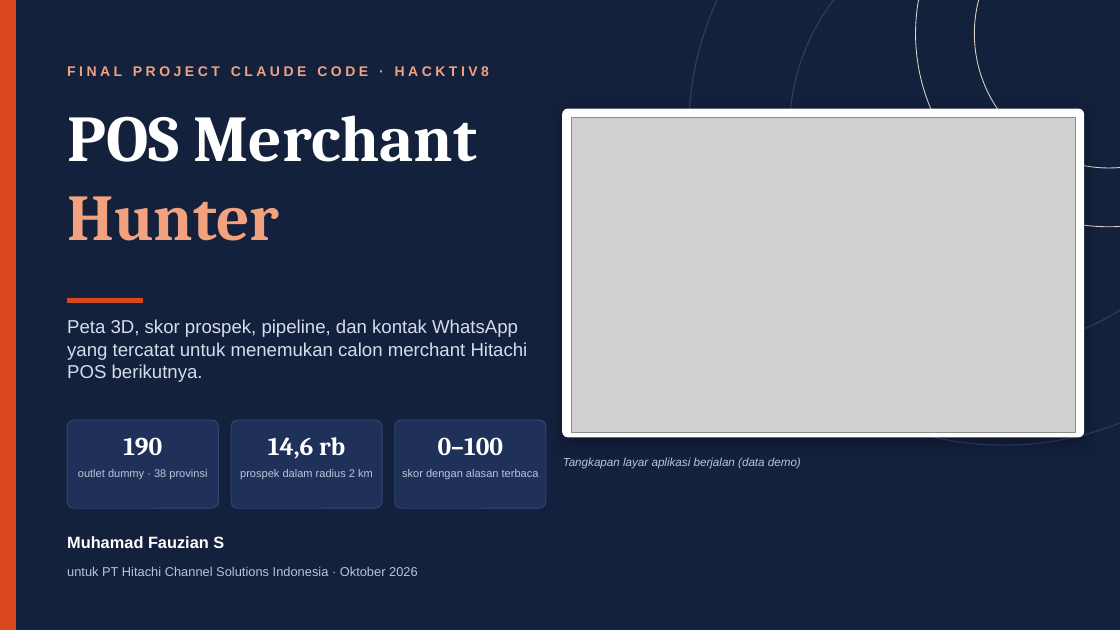
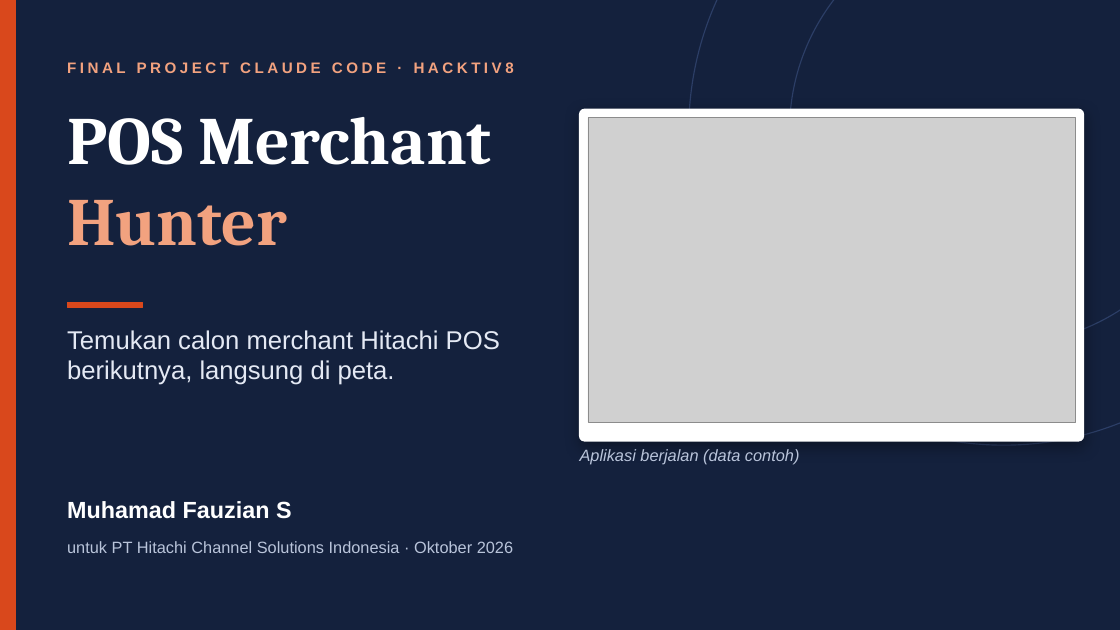
Before and after one commit to ziancuk/merchant-hunter, a slide deck: slide 1 of POS-Merchant-Hunter_Presentasi-Manajemen.pptx. Drawn at 1120x630 pixels with LibreOffice and Linux fonts; fonts in the diff are those of the drawing; grey boxes stand for pictures. Boxes give left, top, right and bottom in pixels: in the first picture for what was removed or moved away, otherwise in the second. Text is boxed around its words. In the diff, an @@ line names an element or a change of style, - is before the commit and + after.

```diff
--- a/POS-Merchant-Hunter_Presentasi-Manajemen.pptx
+++ b/POS-Merchant-Hunter_Presentasi-Manajemen.pptx
@@ ellipse removed at (916,0,1120,227) @@
@@ ellipse removed at (975,0,1120,168) @@
@@ text "FINAL PROJECT CLAUDE CODE · ..." at (67,62,514,73): size 12 to 13 pt; vertical alignment middle to top @@
@@ text "POS Merchant" at (67,117,492,246): size 56 to 58 pt @@
@@ rounded rectangle: place and size @@
-rounded rectangle at (563,109,1084,437)
+rounded rectangle at (580,109,1084,441)
@@ picture: place and size @@
-picture at (571,118,1075,433)
+picture at (588,118,1075,422)
@@ rectangle: place and size @@
-rectangle at (67,298,143,302)
+rectangle at (67,302,143,308)
@@ text at (67,330,500,385): text changed; size 16 to 22 pt; text colour #D5DCEA to #E4E9F4 @@
-Peta 3D, skor prospek, pipeline, dan kontak WhatsApp yang tercatat untuk menemukan calon merchant Hitachi POS berikutnya.
+Temukan calon merchant Hitachi POS berikutnya, langsung di peta.
@@ rounded rectangle removed at (67,420,218,508) @@
@@ text removed at (123,437,162,455) @@
-190
@@ rounded rectangle removed at (231,420,382,508) @@
@@ text removed at (268,437,345,459) @@
-14,6 rb
@@ rounded rectangle removed at (395,420,546,508) @@
@@ text removed at (438,437,503,455) @@
-0–100
@@ text at (580,449,800,465): text changed; size 10 to 14 pt @@
-Tangkapan layar aplikasi berjalan (data demo)
+Aplikasi berjalan (data contoh)
@@ text "Aplikasi berjalan (data contoh)" at (580,449,800,465): vertical alignment middle to top @@
@@ text removed at (78,469,207,479) @@
-outlet dummy · 38 provinsi
@@ text removed at (240,469,373,479) @@
-prospek dalam radius 2 km
@@ text removed at (402,469,539,479) @@
-skor dengan alasan terbaca
@@ text "Muhamad Fauzian S": place and size @@
-text "Muhamad Fauzian S" at (67,536,224,548)
+text "Muhamad Fauzian S" at (67,501,292,519)
@@ text "Muhamad Fauzian S" at (67,501,292,519): size 14 to 20 pt; vertical alignment middle to top @@
@@ text "untuk PT Hitachi Channel Solutions ...": place and size @@
-text "untuk PT Hitachi Channel Solutions ..." at (67,566,418,576)
+text "untuk PT Hitachi Channel Solutions ..." at (67,541,513,553)
@@ text "untuk PT Hitachi Channel Solutions ..." at (67,541,513,553): size 11 to 14 pt; vertical alignment middle to top @@
```
Also in this commit, not shown: 16 other slides changed, 6 slides added, 11 slides removed, 2 other files.
